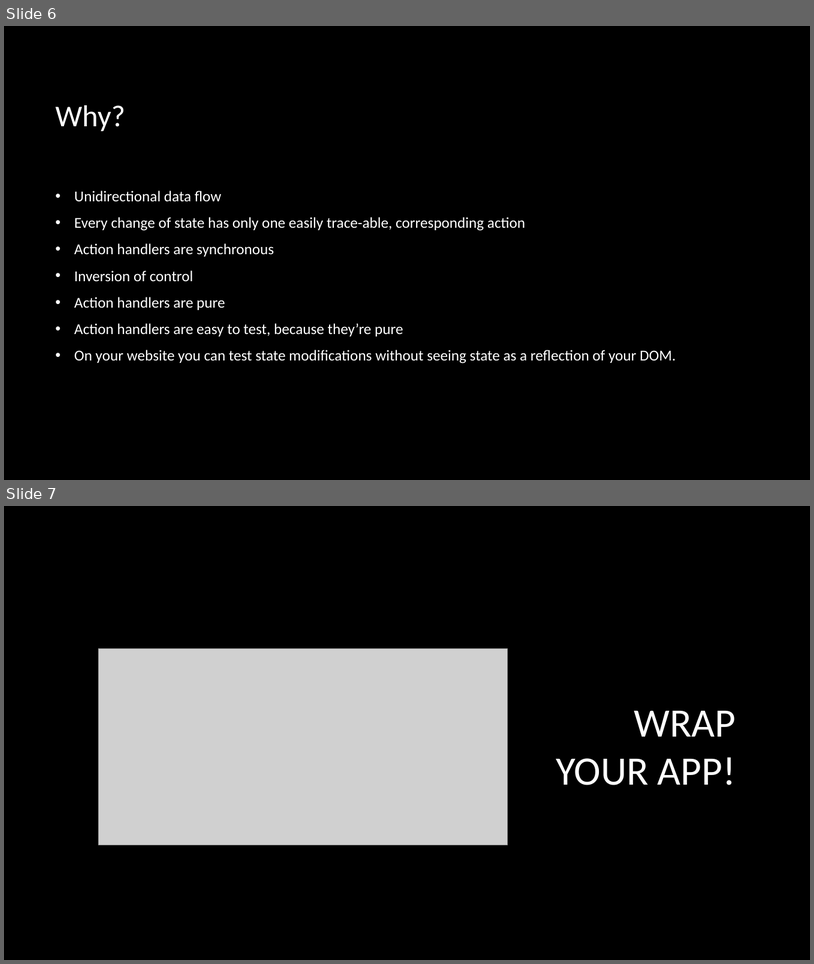
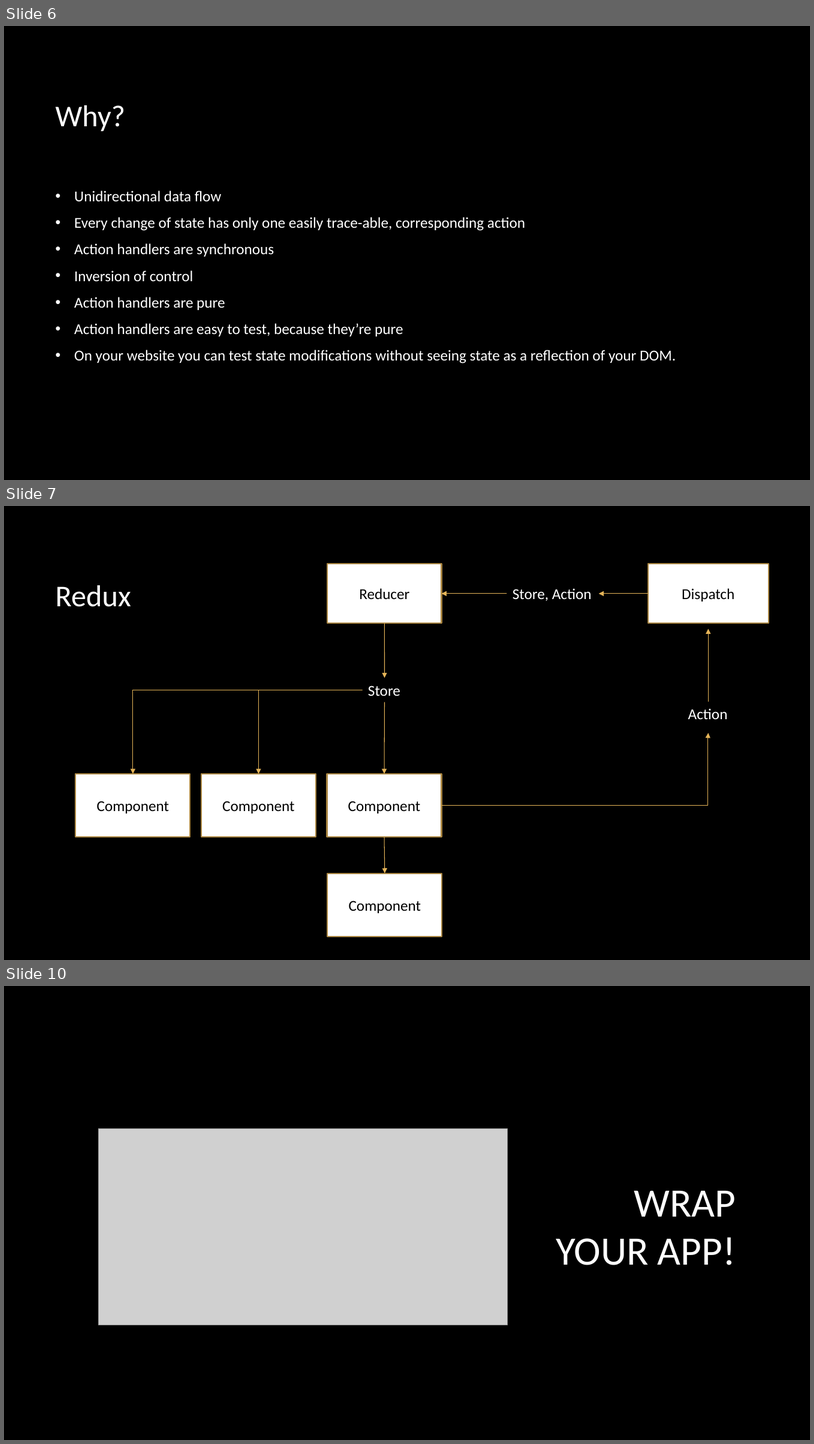
Before and after one commit to Alexpittendrigh/Talks, a slide deck: Redux/Another Redux Talk.pptx. Shown one above the other, each under a label of ours: slides 6 and 7 before the commit, slides 6, 7 and 10 after it; the slides between them are not shown. The pictures are 814x964 and 814x1444 pixels, drawn with LibreOffice and Linux fonts; fonts in the diff are those of the drawing; grey boxes stand for pictures; background and template pictures are left out. Boxes give left, top, right and bottom in pixels: in the first picture for what was removed or moved away, otherwise in the second. Text is boxed around its words. In the diff, an @@ line names an element or a change of style, - is before the commit and + after.

Commit message:
more slides!

```diff
--- a/Redux/Another Redux Talk.pptx
+++ b/Redux/Another Redux Talk.pptx
@@ slide 7 added at <box>4,506,810,960</box>, background picture (left out) @@
@@ rectangle added at <box>327,564,442,623</box>, fill #FFFFFF, outline #A98541 1.5 pt, 18 pt, text #000000 @@
+Reducer
@@ rectangle added at <box>648,564,768,623</box>, fill #FFFFFF, outline #A98541 1.5 pt, 18 pt, text #000000 @@
+Dispatch
@@ title added at <box>56,585,131,607</box>, 36 pt, text #FFFFFF @@
+Redux
@@ arrow added from (507, 594) to (442, 594), #E5B458 0.75 pt @@
@@ text added at <box>513,588,592,601</box>, 18 pt, text #FFFFFF @@
+Store, Action
@@ arrow added from (648, 594) to (599, 594), #E5B458 0.75 pt @@
@@ arrow added from (384, 624) to (385, 678), #E5B458 0.75 pt @@
@@ arrow added from (709, 702) to (709, 629), #E5B458 0.75 pt @@
@@ text added at <box>368,685,401,696</box>, 18 pt, text #FFFFFF @@
+Store
@@ elbow arrow added from (362, 690) to (133, 774), #E5B458 0.75 pt @@
@@ elbow arrow added from (362, 690) to (258, 774), #E5B458 0.75 pt @@
@@ arrow added from (385, 702) to (384, 774), #E5B458 0.75 pt @@
@@ text added at <box>689,708,728,719</box>, 18 pt, text #FFFFFF @@
+Action
@@ elbow arrow added from (442, 805) to (709, 733), #E5B458 0.75 pt @@
@@ rectangle added at <box>75,774,191,837</box>, fill #FFFFFF, outline #A98541 1.5 pt, 18 pt, text #000000 @@
+Component
@@ rectangle added at <box>201,774,316,837</box>, fill #FFFFFF, outline #A98541 1.5 pt, 18 pt, text #000000 @@
+Component
@@ rectangle added at <box>327,774,442,837</box>, fill #FFFFFF, outline #A98541 1.5 pt, 18 pt, text #000000 @@
+Component
@@ arrow added from (384, 837) to (385, 873), #E5B458 0.75 pt @@
@@ rectangle added at <box>327,873,443,937</box>, fill #FFFFFF, outline #A98541 1.5 pt, 18 pt, text #000000 @@
+Component
@@ what was slide 7 is now slide 10 @@
```
Also in this commit, not shown: 2 other slides added, 1 other file.
